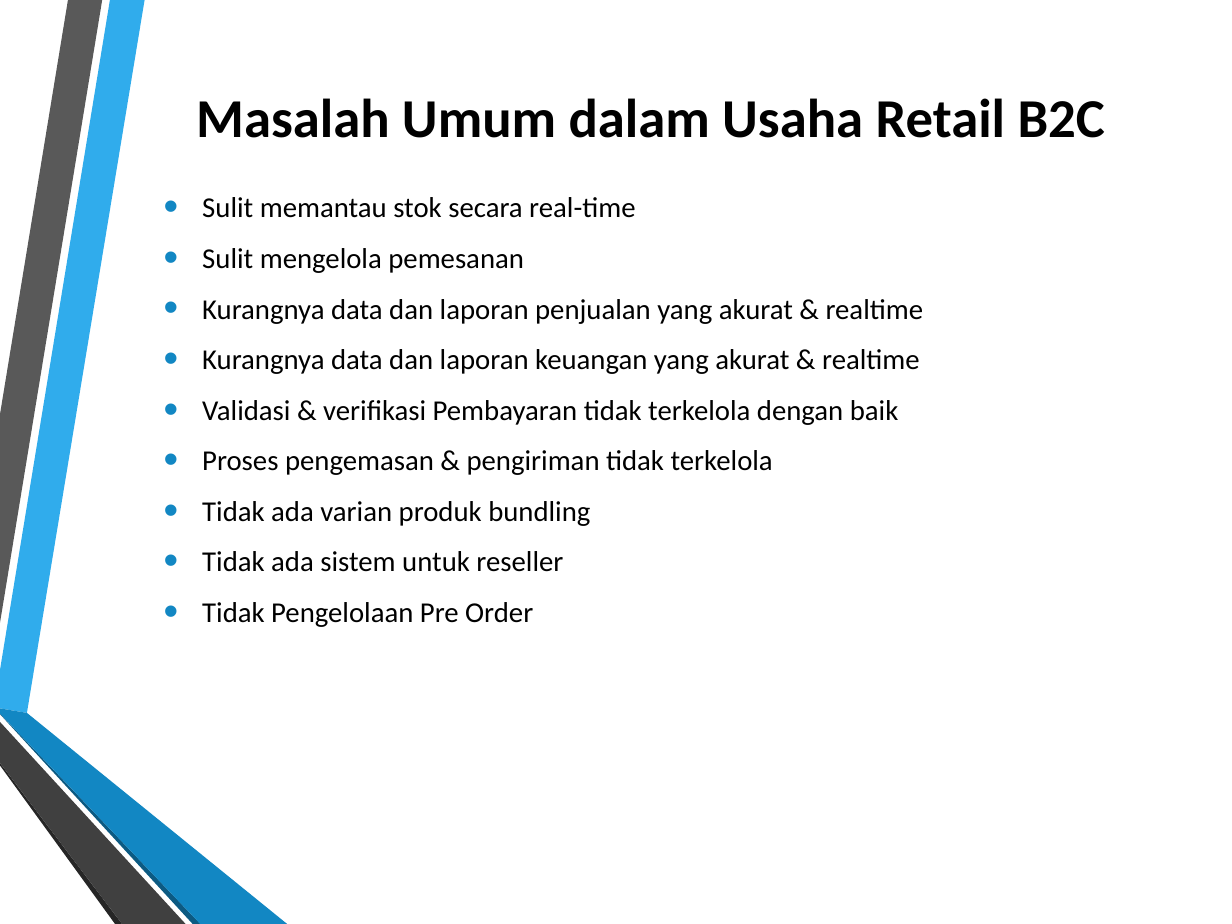
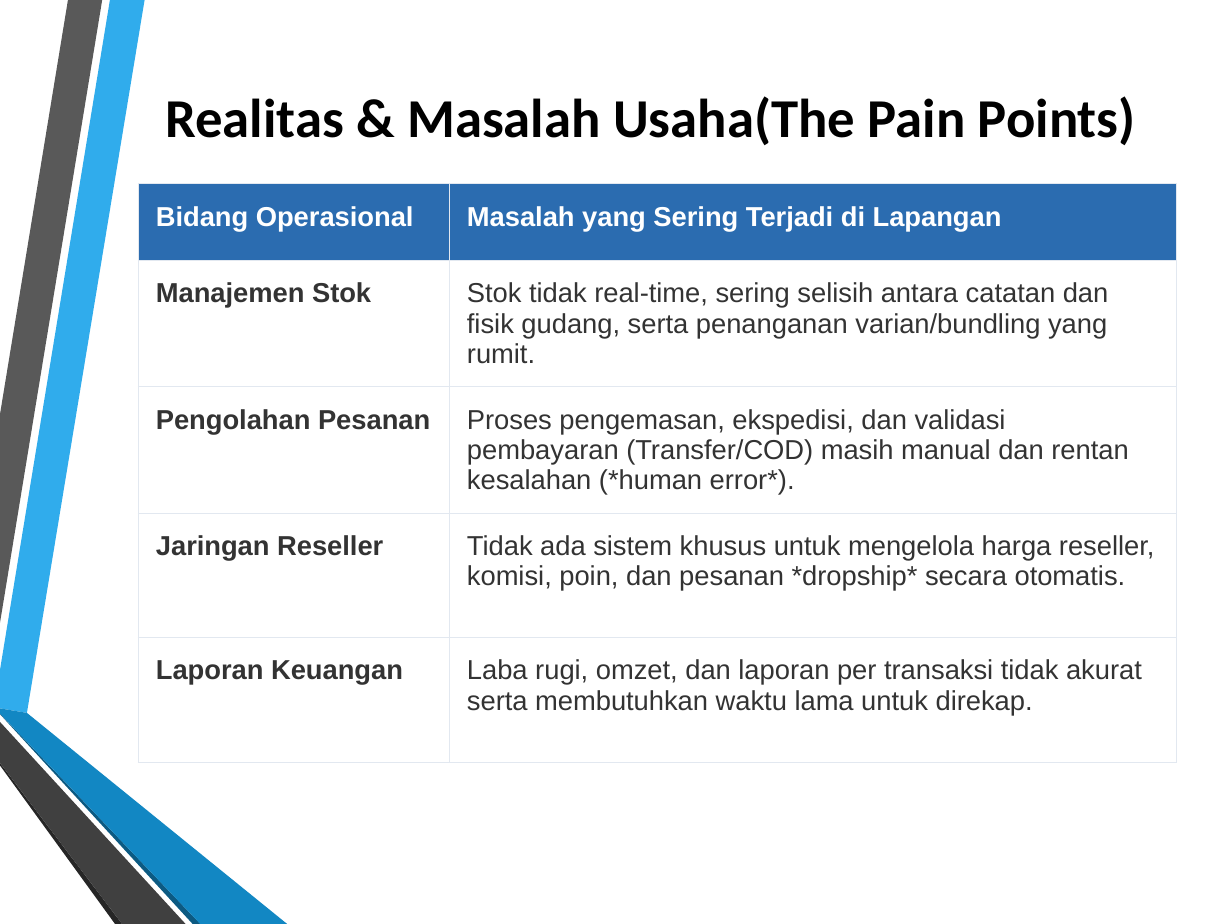
Before and after one commit to dendie851/sbiz-php, a slide deck: slide 2 of presentation/slide-presentation.pptx. Drawn at 1232x924 pixels with LibreOffice and Linux fonts; fonts in the diff are those of the drawing; background and template pictures are left out. Boxes give left, top, right and bottom in pixels: in the first picture for what was removed or moved away, otherwise in the second. Text is boxed around its words. In the diff, an @@ line names an element or a change of style, - is before the commit and + after.

```diff
--- a/presentation/slide-presentation.pptx
+++ b/presentation/slide-presentation.pptx
@@ title at [165, 96, 1136, 145]: text changed @@
-Masalah Umum dalam Usaha Retail B2C
+Realitas & Masalah Usaha(The Pain Points)
@@ table added at [138, 184, 1177, 776], 5 rows, 2 columns @@
+Bidang Operasional | Masalah yang Sering Terjadi di Lapangan
+Manajemen Stok | Stok tidak real-time, sering selisih antara catatan dan fisik gudang, serta penanganan varian/bundling yang rumit.
+Pengolahan Pesanan | Proses pengemasan, ekspedisi, dan validasi pembayaran (Transfer/COD) masih manual dan rentan kesalahan (*human error*).
+Jaringan Reseller | Tidak ada sistem khusus untuk mengelola harga reseller, komisi, poin, dan pesanan *dropship* secara otomatis.
+Laporan Keuangan | Laba rugi, omzet, dan laporan per transaksi tidak akurat serta membutuhkan waktu lama untuk direkap.
@@ text removed at [202, 197, 924, 627] @@
-• Sulit memantau stok secara real-time
-• Sulit mengelola pemesanan
-• Kurangnya data dan laporan penjualan yang akurat & realtime
-• Kurangnya data dan laporan keuangan yang akurat & realtime
-• Validasi & verifikasi Pembayaran tidak terkelola dengan baik
-• Proses pengemasan & pengiriman tidak terkelola
-• Tidak ada varian produk bundling
-• Tidak ada sistem untuk reseller
-• Tidak Pengelolaan Pre Order
```
Also in this commit, not shown: 8 other slides changed, 4 slides added, 4 slides removed, 3 other files.
